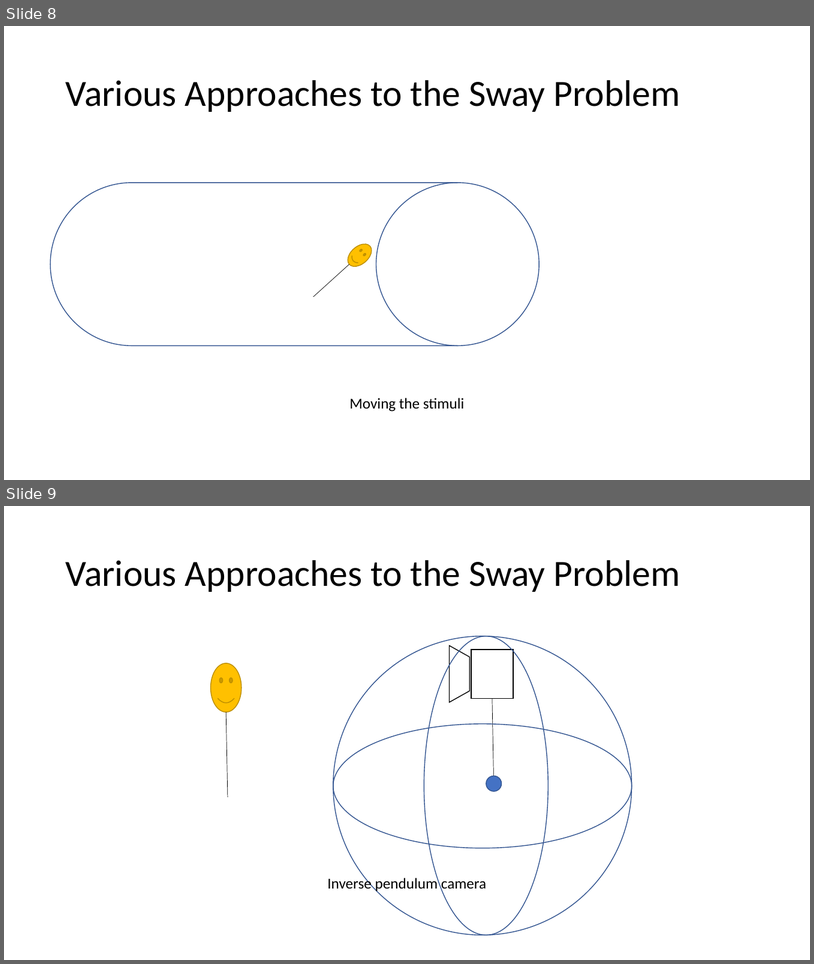
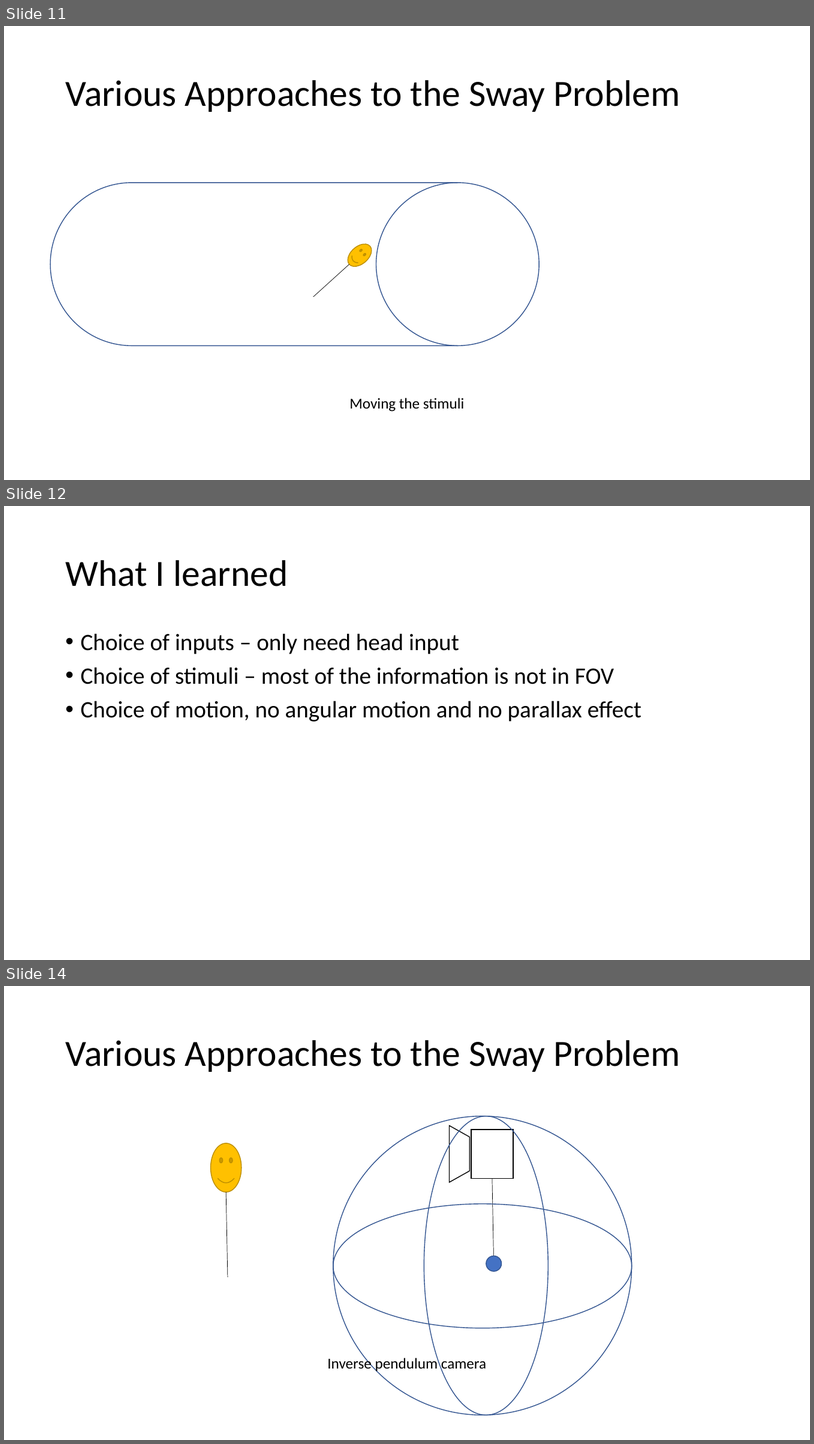
Before and after one commit to colonbrack3t/Final-Year-Project-2022, a slide deck: Final Year Project.pptx. Shown one above the other, each under a label of ours: slides 8 and 9 before the commit, slides 11, 12 and 14 after it; the slides between them are not shown. The pictures are 814x964 and 814x1444 pixels, drawn with LibreOffice and Linux fonts; fonts in the diff are those of the drawing. Boxes give left, top, right and bottom in pixels: in the first picture for what was removed or moved away, otherwise in the second. Text is boxed around its words. In the diff, an @@ line names an element or a change of style, - is before the commit and + after.

```diff
--- a/Final Year Project.pptx
+++ b/Final Year Project.pptx
@@ slide 12 added at [4,506,810,960], background #FFFFFF @@
@@ title added at [65,560,288,586], 44 pt, text #000000 @@
+What I learned
@@ text added at [81,633,642,721], 28 pt, text #000000 @@
+• Choice of inputs – only need head input
+• Choice of stimuli – most of the information is not in FOV
+• Choice of motion, no angular motion and no parallax effect
@@ what was slide 8 is now slide 11 @@
@@ what was slide 9 is now slide 14 @@
```
Also in this commit, not shown: 8 slides changed, 6 other slides added, 1 slide removed.
